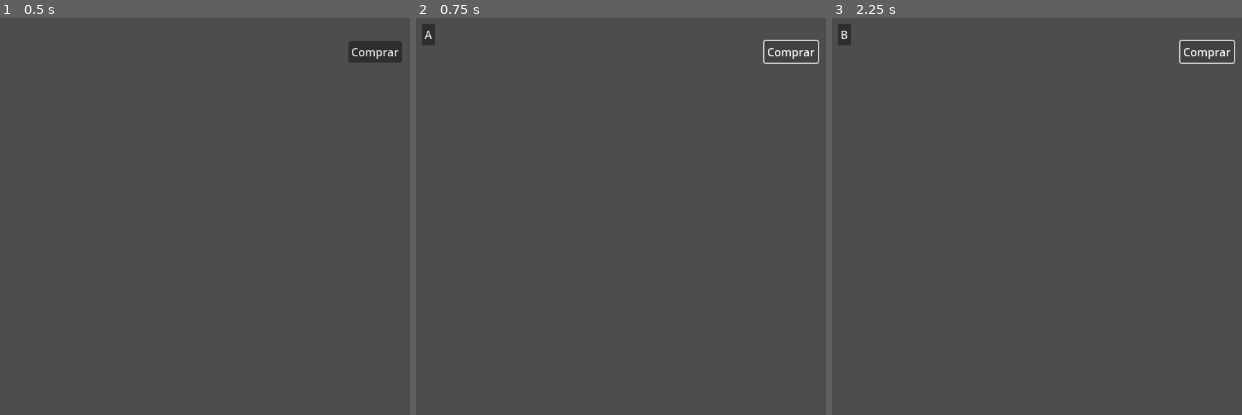
Above: before the commit, frames 1-3 (left to right).
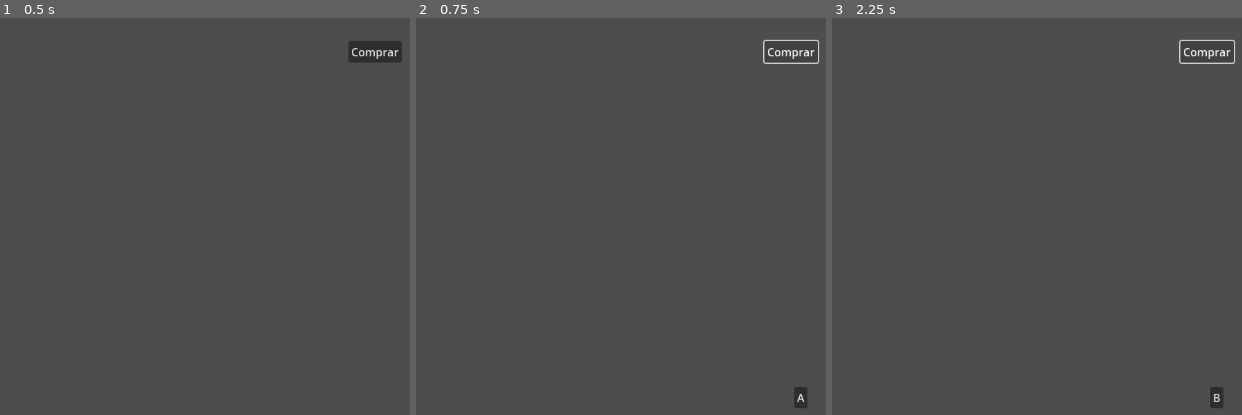
Above: after the commit, the same moments.

Repository: gdp-ufrj/alikia
Game: Godot game, scene res://deck.tscn
Two runs of this game, one before a commit and one after it. Both use one fixed random seed, a clock stepped at 60 frames per second and the inputs below.
Inputs:
- Up to frame 1 (0.5 s): no input
- Up to frame 2 (0.75 s): click "Comprar" at 0.5 s
- Up to frame 3 (2.25 s): click "A" at 1.25 s; click "Comprar" at 2 s

Frame 1 is identical in both runs. In frame 2, 0.3% of the frame differs, in the area x 1-96%, y 1-99%; in frame 3, 0.3%.

Commit message:
Fix: Modifica cartas para HBox

Diff:
--- a/deck.tscn
+++ b/deck.tscn
@@ -11,21 +11,37 @@
 [node name="Deck" type="Node2D" parent="."]
 script = ExtResource("1_pdggs")
 
-[node name="Hand" type="Node2D" parent="." node_paths=PackedStringArray("deck")]
+[node name="Hand" type="Node2D" parent="." node_paths=PackedStringArray("deck", "hand_buttons_control")]
 position = Vector2(30, 30)
 script = ExtResource("2_himdb")
 deck = NodePath("../Deck")
-min_x_hand = 50.0
-max_x_hand = 1100.0
+hand_buttons_control = NodePath("Control/HandButtons")
 
-[node name="Button2" type="Button" parent="."]
+[node name="Control" type="Control" parent="Hand"]
+layout_mode = 3
+anchors_preset = 0
+offset_left = -30.0
+offset_top = 473.0
+offset_right = 1121.0
+offset_bottom = 617.0
+
+[node name="HandButtons" type="HBoxContainer" parent="Hand/Control"]
+layout_mode = 0
+offset_top = -12.0
+offset_right = 1153.0
+offset_bottom = 146.0
+alignment = 1
+
+[node name="BuyButton" type="Button" parent="."]
 offset_left = 524.0
 offset_top = 55.0
 offset_right = 601.0
 offset_bottom = 86.0
 text = "Comprar"
 
-[node name="Node2D" type="Node2D" parent="."]
-position = Vector2(1054, 616)
+[node name="Zoom" type="Node2D" parent="."]
+position = Vector2(568, 302)
 
-[connection signal="pressed" from="Button2" to="Hand" method="_on_button_2_pressed"]
+[node name="Sprite2D" type="Sprite2D" parent="Zoom"]
+
+[connection signal="pressed" from="BuyButton" to="Hand" method="_on_button_2_pressed"]
--- a/hand.gd
+++ b/hand.gd
@@ -1,29 +1,22 @@
 extends Node2D
 
 @export var deck : Node2D
-@export var min_x_hand : float
-@export var max_x_hand : float
+@export var hand_buttons_control : HBoxContainer
 
 var hand : Array
-var buttons : Array
 
-# Called when the node enters the scene tree for the first time.
 func _ready():
-	pass # Replace with function body.
+	pass
 
 
-# Called every frame. 'delta' is the elapsed time since the previous frame.
 func _process(_delta):
-	print(buttons)
-	#pass
+	pass
 
 
 func on_use_card(used_card, used_button):
-	# Usar carta
 	print(used_card)
 	deck.on_use_card(used_card)
-	buttons.erase(used_button)
-	remove_child(used_button)
+	hand_buttons_control.remove_child(used_button)
 
 
 func _on_button_2_pressed():
@@ -33,5 +26,5 @@
 	var button : = Button.new()
 	button.text = card
 	button.pressed.connect(self.on_use_card.bind(card, button))
-	add_child(button)
-	buttons.push_back(button)
+	hand_buttons_control.add_child(button)
+	button.size_flags_vertical = Control.SIZE_SHRINK_CENTER
